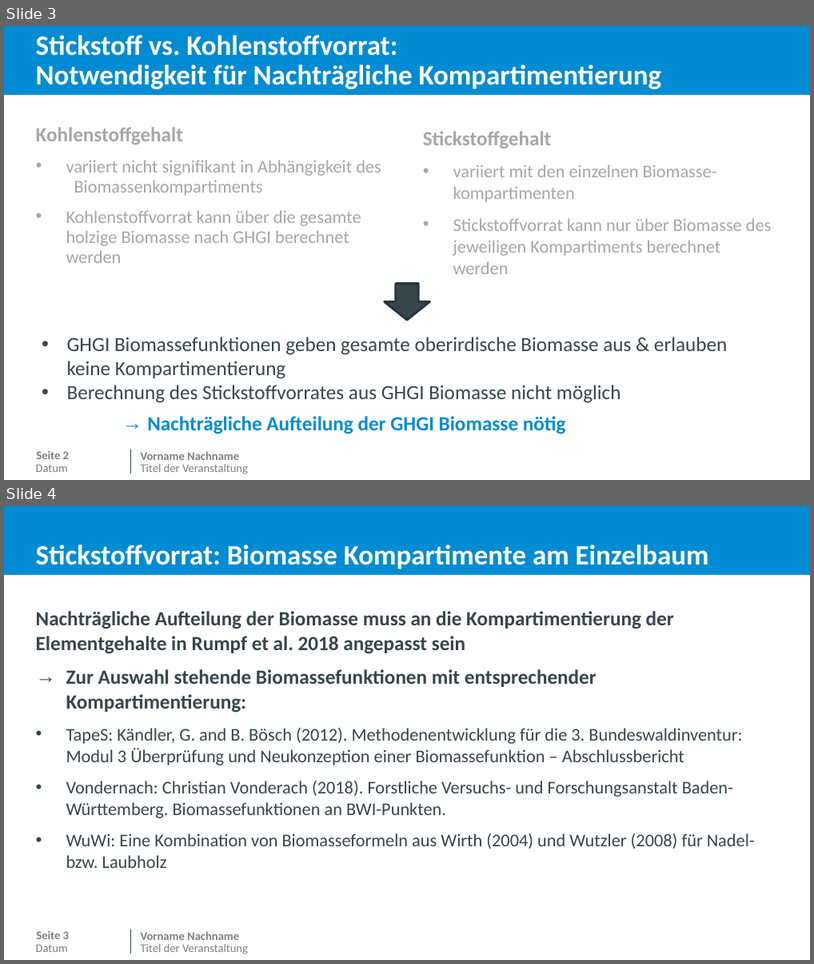
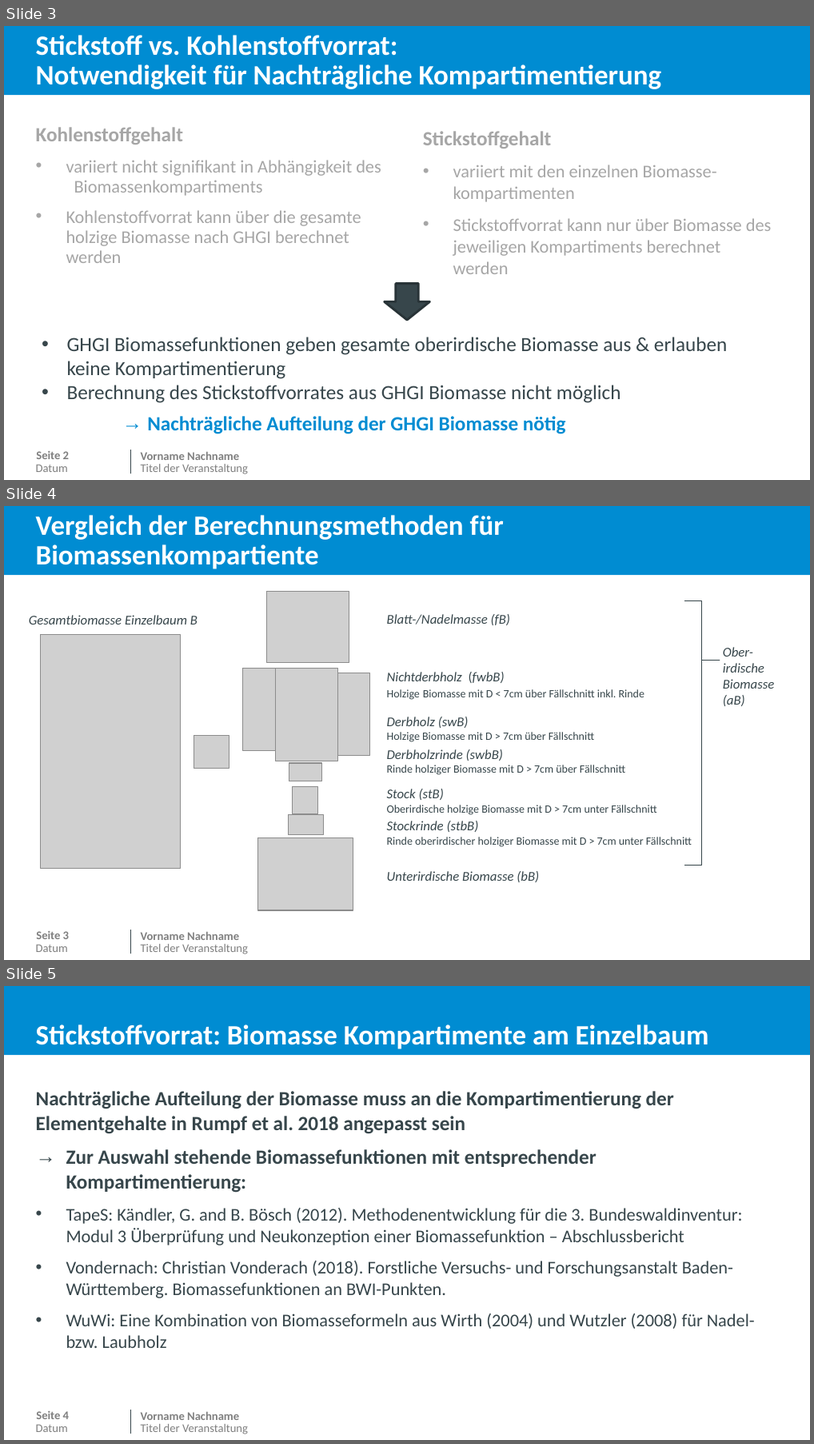
Before and after one commit to JetteGercken/TI_BZE_BE_analysis, a slide deck: info/biomasse_vergleich_MoMoK_BE.pptx. Shown one above the other, each under a label of ours: slides 3 and 4 before the commit, slides 3, 4 and 5 after it. The pictures are 814x964 and 814x1444 pixels, drawn with LibreOffice and Linux fonts; fonts in the diff are those of the drawing; grey boxes stand for pictures; background and template pictures are left out. Boxes give left, top, right and bottom in pixels: in the first picture for what was removed or moved away, otherwise in the second. Text is boxed around its words. In the diff, an @@ line names an element or a change of style, - is before the commit and + after.

```diff
--- a/info/biomasse_vergleich_MoMoK_BE.pptx
+++ b/info/biomasse_vergleich_MoMoK_BE.pptx
@@ slide 4 added at (4, 506, 810, 960), background #FFFFFF; not listed: 6 template elements that a slide beside it also shows @@
@@ title added at (36, 515, 504, 569), 25 pt, text #FFFFFF, bold @@
+Vergleich der Berechnungsmethoden für Biomassenkompartiente
@@ picture added at (267, 592, 350, 663) @@
@@ right brace added at (685, 601, 720, 865), outline #35454A 0.75 pt @@
@@ text added at (29, 615, 198, 624), 12 pt, text #37464B, italic @@
+Gesamtbiomasse Einzelbaum B
@@ text added at (387, 614, 510, 625), 12 pt, text #37464B, italic @@
+Blatt-/Nadelmasse (fB)
@@ picture added at (40, 634, 181, 868) @@
@@ text added at (723, 647, 775, 706), 12 pt, text #37464B, italic @@
+Ober-irdische Biomasse
+(aB)
@@ picture added at (242, 668, 275, 750) @@
@@ picture added at (276, 668, 338, 761) @@
@@ picture added at (338, 673, 370, 755) @@
@@ text added at (387, 672, 645, 700), 10 pt, text #37464B @@
+Nichtderbholz (fwbB)
+Holzige Biomasse mit D < 7cm über Fällschnitt inkl. Rinde
@@ text added at (387, 716, 594, 742), 10 pt, text #37464B @@
+Derbholz (swB)
+Holzige Biomasse mit D > 7cm über Fällschnitt
@@ picture added at (194, 735, 229, 768) @@
@@ picture added at (290, 763, 322, 780) @@
@@ text added at (387, 749, 626, 775), 10 pt, text #37464B @@
+Derbholzrinde (swbB)
+Rinde holziger Biomasse mit D > 7cm über Fällschnitt
@@ picture added at (293, 787, 318, 814) @@
@@ text added at (387, 788, 657, 815), 10 pt, text #37464B @@
+Stock (stB)
+Oberirdische holzige Biomasse mit D > 7cm unter Fällschnitt
@@ picture added at (288, 815, 323, 834) @@
@@ picture added at (258, 837, 353, 910) @@
@@ text added at (387, 820, 692, 847), 10 pt, text #37464B @@
+Stockrinde (stbB)
+Rinde oberirdischer holziger Biomasse mit D > 7cm unter Fällschnitt
@@ text added at (387, 871, 539, 882), 12 pt, text #37464B, italic @@
+Unterirdische Biomasse (bB)
@@ what was slide 4 is now slide 5 @@
@@ page number at (36, 1411, 69, 1419): text changed @@
-Seite 3
+Seite 4
```
Also in this commit, not shown: 5 slides changed, 1 other file.
